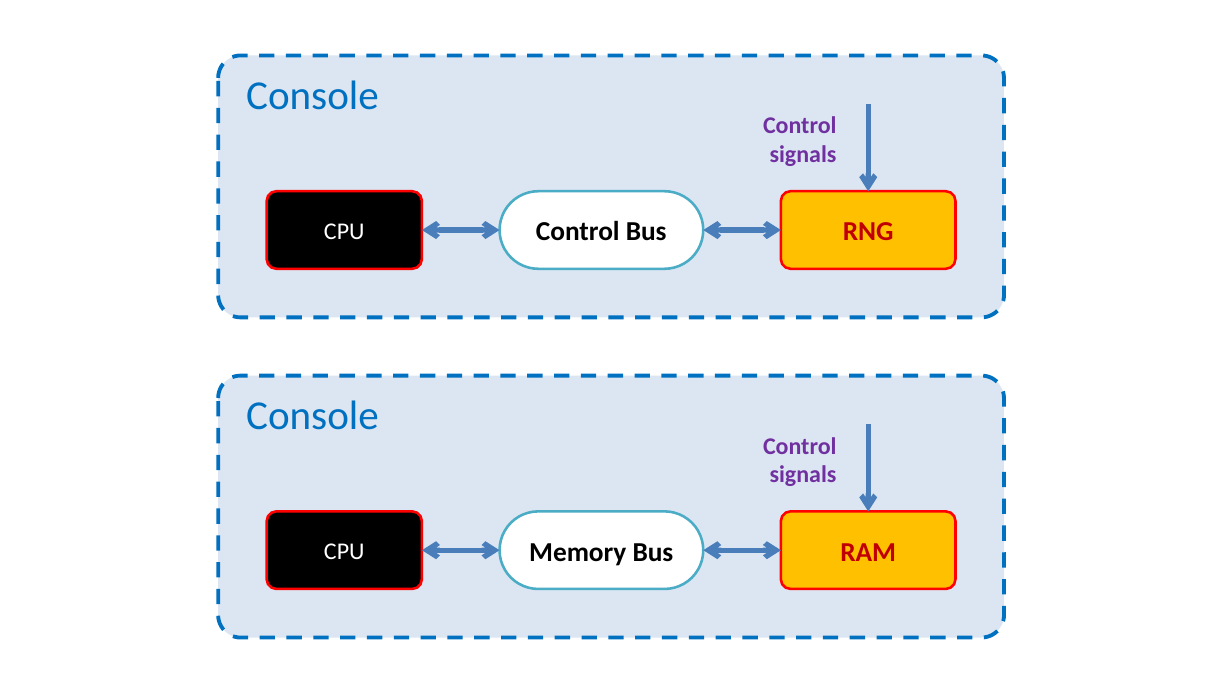
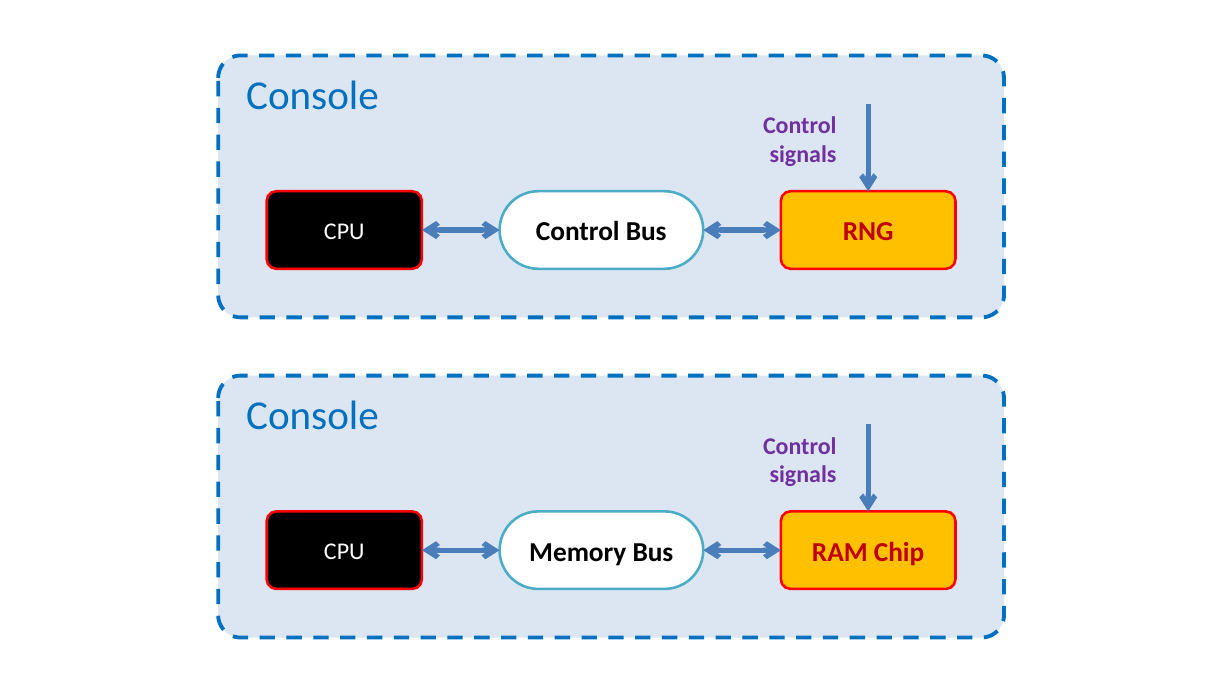
Before and after one commit to vircon32/Vircon32Documents, a slide deck: slide 2 of Specification/English/Editable source images/Images Spec Part 7 - Other console components.pptx. Drawn at 1232x693 pixels with LibreOffice and Linux fonts; fonts in the diff are those of the drawing. Boxes give left, top, right and bottom in pixels: in the first picture for what was removed or moved away, otherwise in the second. Text is boxed around its words. In the diff, an @@ line names an element or a change of style, - is before the commit and + after.

Commit message:
Update English specs for easier chip naming

```diff
--- a/Specification/English/Editable source images/Images Spec Part 7 - Other console components.pptx
+++ b/Specification/English/Editable source images/Images Spec Part 7 - Other console components.pptx
@@ text in rounded rectangle at (812, 542, 924, 566): text changed @@
-RAM
+RAM Chip
```
Also in this commit, not shown: 1 other slide changed, 10 other files.
